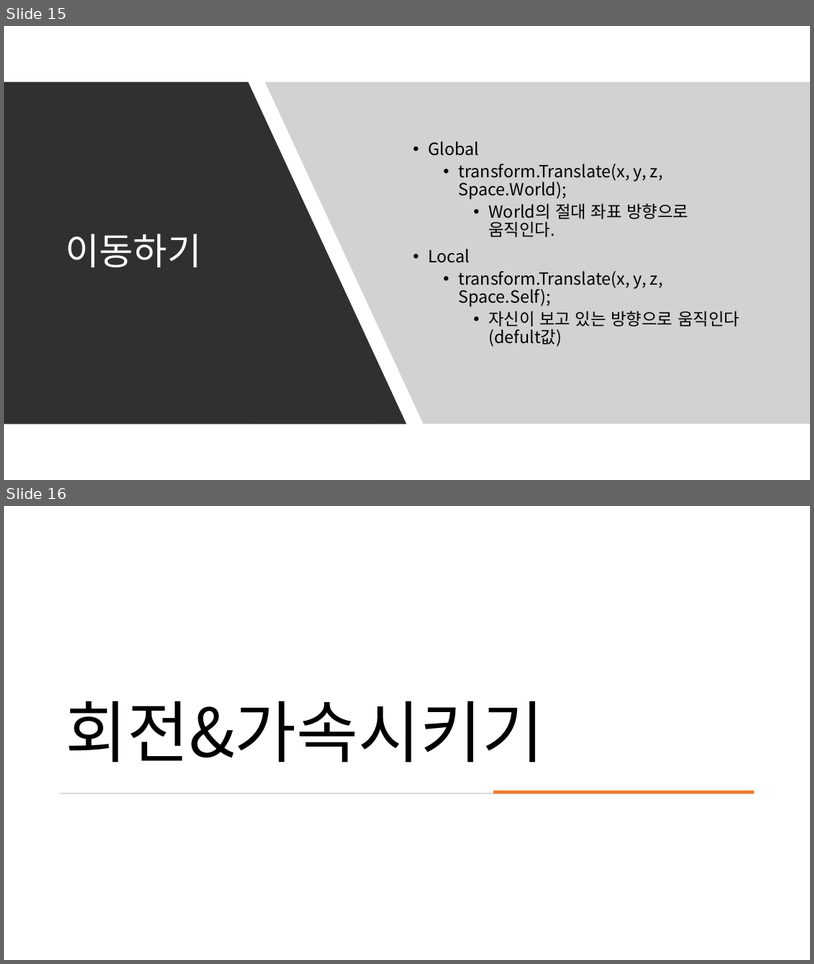
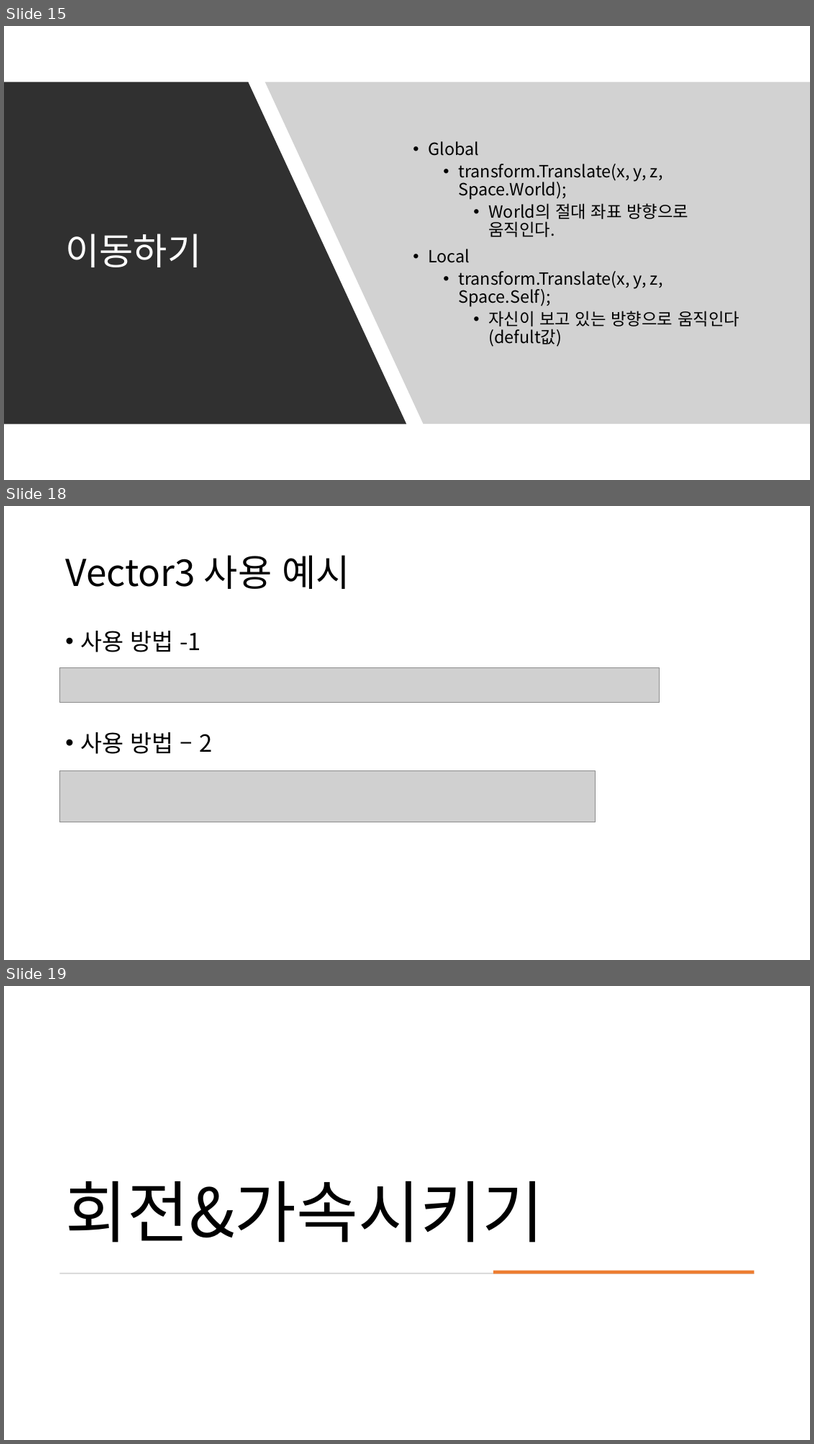
Before and after one commit to kjh99660/Study_powerpoint, a slide deck: C#스터디/c# 스터디 6주 차.pptx. Shown one above the other, each under a label of ours: slides 15 and 16 before the commit, slides 15, 18 and 19 after it; the slides between them are not shown. The pictures are 814x964 and 814x1444 pixels, drawn with LibreOffice and Linux fonts; fonts in the diff are those of the drawing; grey boxes stand for pictures. Boxes give left, top, right and bottom in pixels: in the first picture for what was removed or moved away, otherwise in the second. Text is boxed around its words. In the diff, an @@ line names an element or a change of style, - is before the commit and + after.

```diff
--- a/C#스터디/c# 스터디 6주 차.pptx
+++ b/C#스터디/c# 스터디 6주 차.pptx
@@ slide 18 added at bbox=[4, 506, 810, 960], background #FFFFFF @@
@@ title added at bbox=[65, 555, 350, 589], 44 pt, text #000000 @@
+Vector3 사용 예시
@@ text added at bbox=[80, 631, 212, 754], 28 pt, text #000000 @@
+• 사용 방법 -1
+• 사용 방법 – 2
@@ picture added at bbox=[59, 667, 660, 703] @@
@@ picture added at bbox=[59, 771, 597, 822] @@
@@ what was slide 16 is now slide 19 @@
```
Also in this commit, not shown: 1 slide changed, 6 other slides added, 14 other files.
